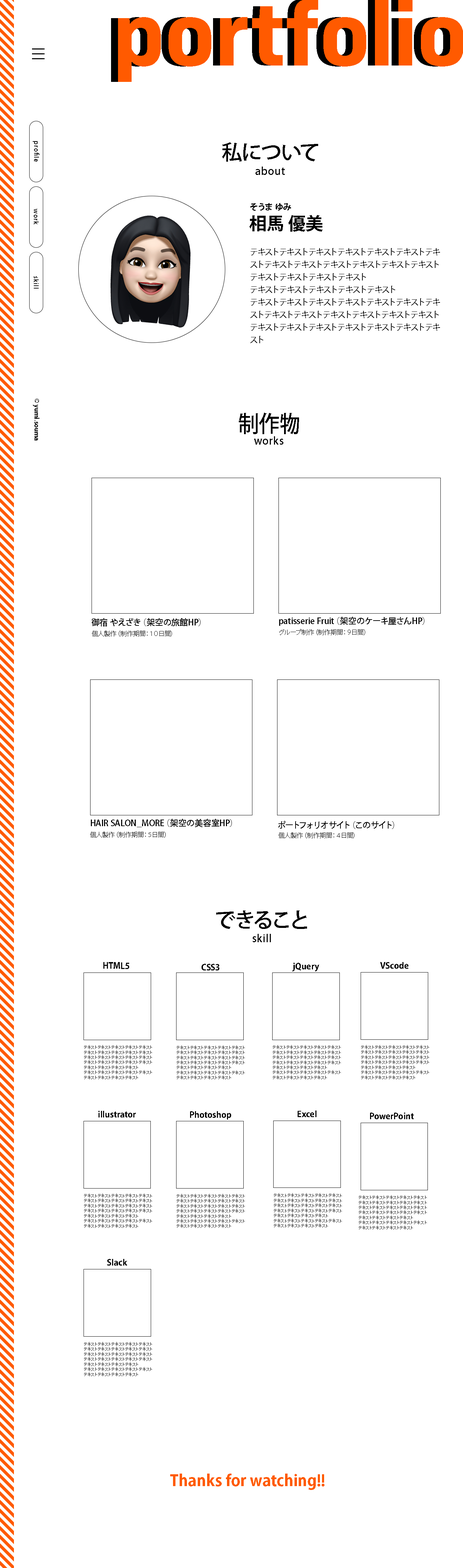
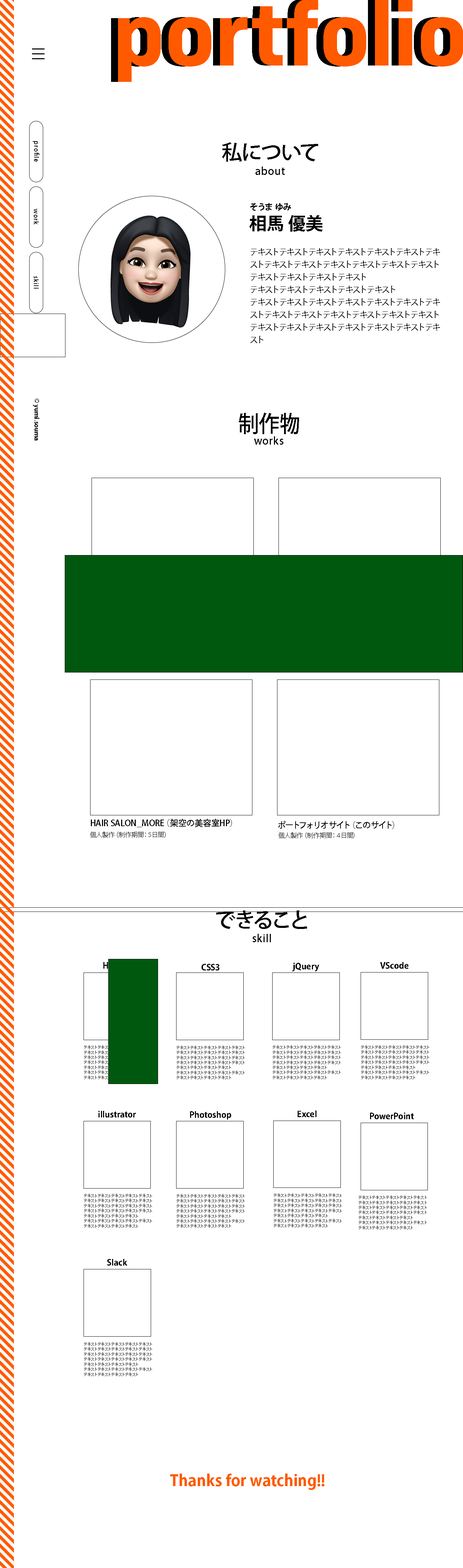
Layers edited between the first and the second 463x1568 image:
added layer "長方形 2" in group "nav" over [108,958,159,1085]
added layer "長方形 1" in group "nav" over [64,555,463,673]
added layer "長方形 4" in group "skill" over [0,313,66,358]
added layer "長方形 3" in group "skill" over [0,907,463,912]
